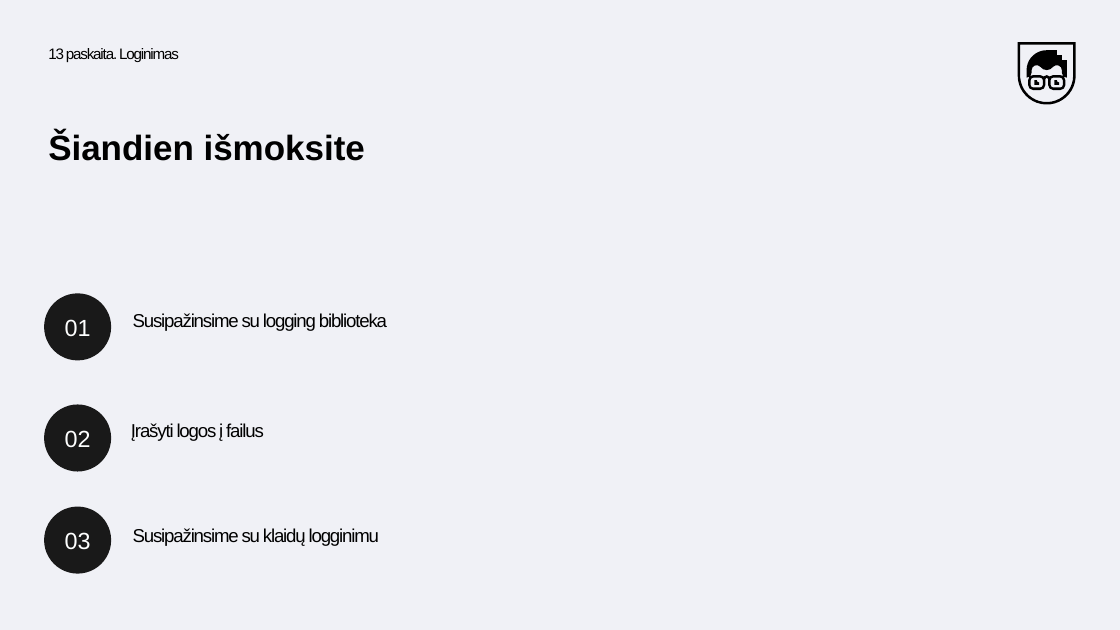
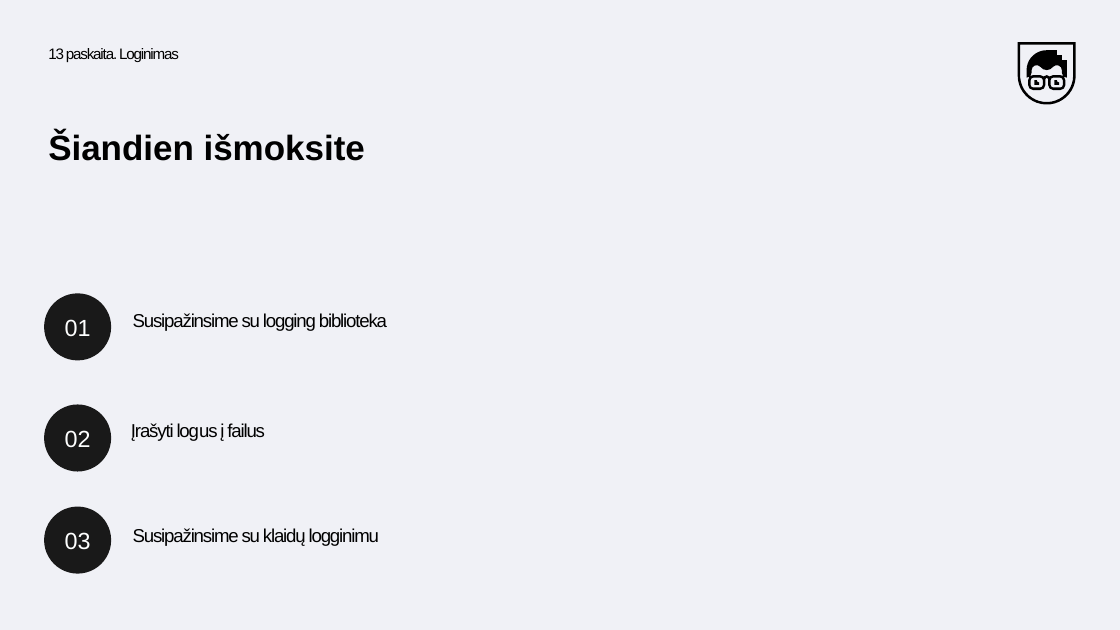
Before and after one commit to MantsSk/CA_Python, a slide deck: slide 2 of Skaidres-Medziaga/18_paskaita_Logginimas.pptx (slide 11 before the commit). Drawn at 1120x630 pixels with LibreOffice and Linux fonts; fonts in the diff are those of the drawing. Boxes give left, top, right and bottom in pixels: in the first picture for what was removed or moved away, otherwise in the second. Text is boxed around its words. In the diff, an @@ line names an element or a change of style, - is before the commit and + after.

```diff
--- a/Skaidres-Medziaga/18_paskaita_Logginimas.pptx
+++ b/Skaidres-Medziaga/18_paskaita_Logginimas.pptx
@@ text at <box>131,423,265,441</box>: text changed @@
-Įrašyti logos į failus
+Įrašyti logus į failus
```
Also in this commit, not shown: 7 other slides changed, 9 slides removed, 2 other files.
